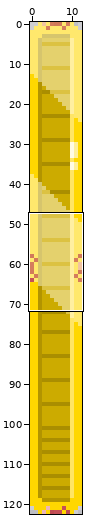
File history of a sprite sheet, prjVenomBite/sprites/healthbarBorder_spr/layers/4730e3c6-a5a5-4f96-bc3c-9ba4aff04918/ed80b9fc-e395-4795-88f9-5047a7a02e67.png. The first picture is a wide view before the edit; the outline marks the close-up.
Close-up. Old version:
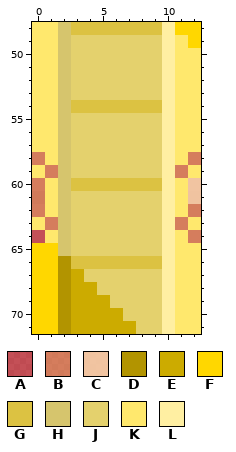
The file is 13x123 pixels. Shown: x 0..12, y 48..71. The commit also changed other parts of the picture, which this record leaves out.
Palette (. is transparent): A #bf151dad  B #d7663bc5  C #f4c39dec  D #b29400  E #ccab00  F #ffd700  G #dcc242  H #d6c56d  J #e4d16d  K #ffe86d  L #ffefa2
Once edited:
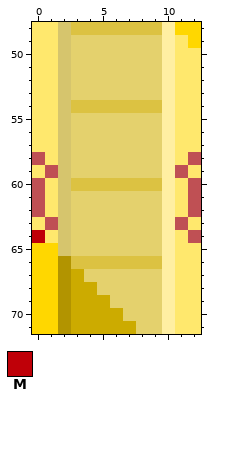
Colours new in this view: M #bf0008
What changed:
{"colour":"B","old":"#d7663bc5","new":"#bf5054"}
{"y":60,"x":12,"old":"C","new":"B"}
{"y":61,"x":12,"old":"C","new":"B"}
{"y":64,"x":0,"old":"A","new":"M"}
